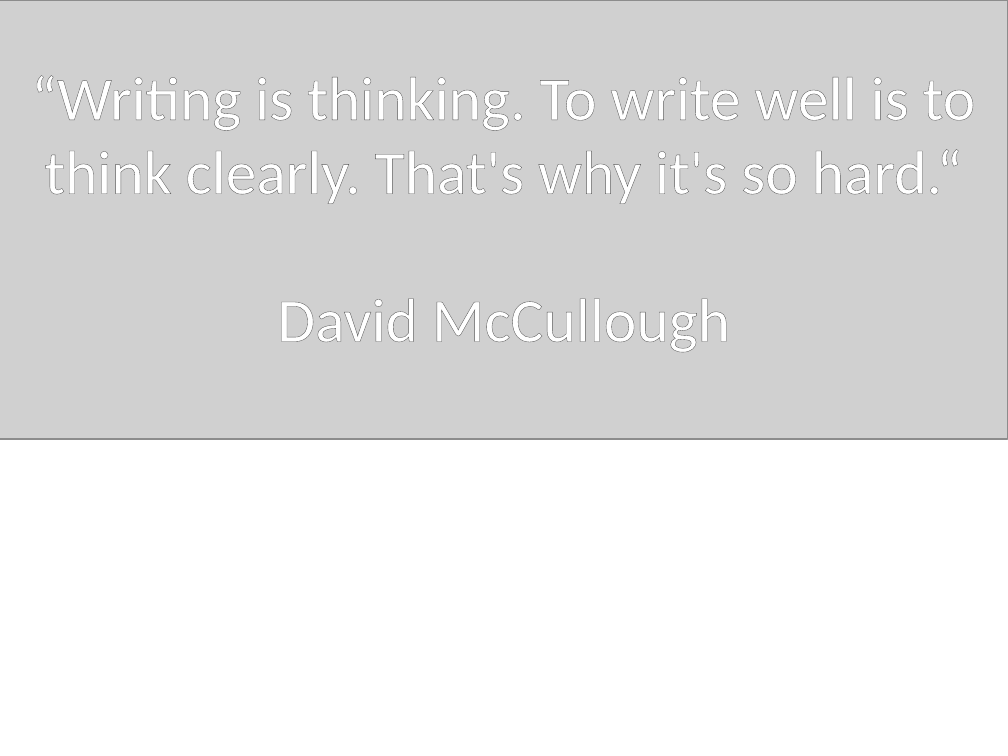
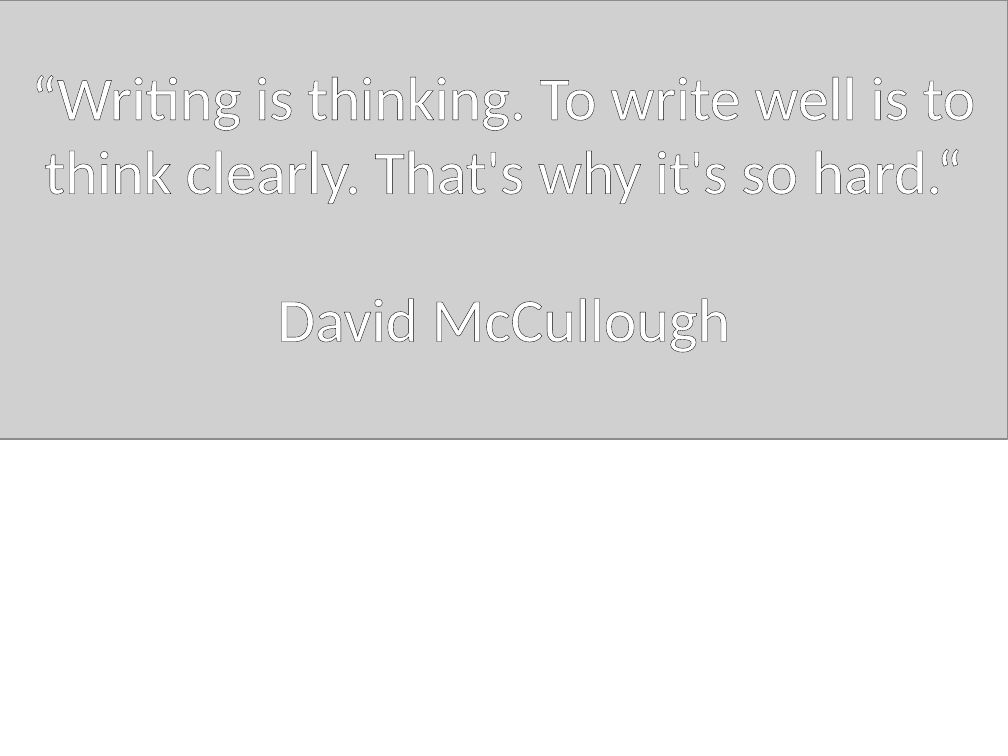
Before and after one commit to fhernanb/myblog, a slide deck: slide 1 of images/cabezote.pptx. Drawn at 1008x756 pixels with LibreOffice and Linux fonts; fonts in the diff are those of the drawing; grey boxes stand for pictures. Boxes give left, top, right and bottom in pixels: in the first picture for what was removed or moved away, otherwise in the second. Text is boxed around its words. In the diff, an @@ line names an element or a change of style, - is before the commit and + after.

```diff
--- a/images/cabezote.pptx
+++ b/images/cabezote.pptx
@@ text "“Writing is thinking. To write ..." at bbox=[31, 75, 975, 353]: letter outline #595959 0.75 pt to #0D0D0D 0.75 pt @@
```
Also in this commit, not shown: 2 other files.
